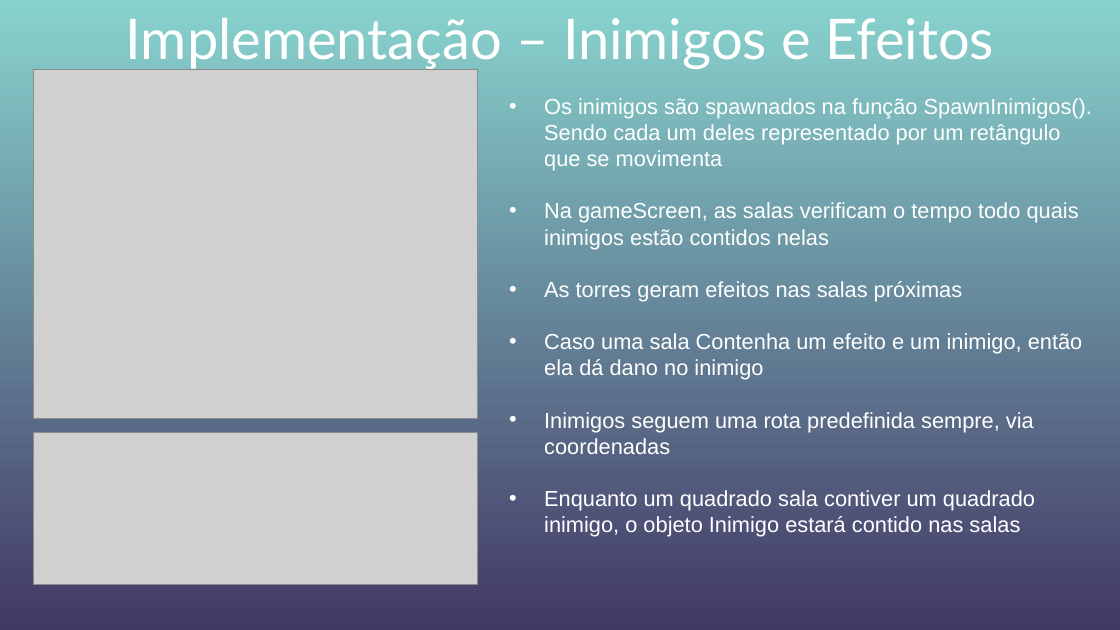
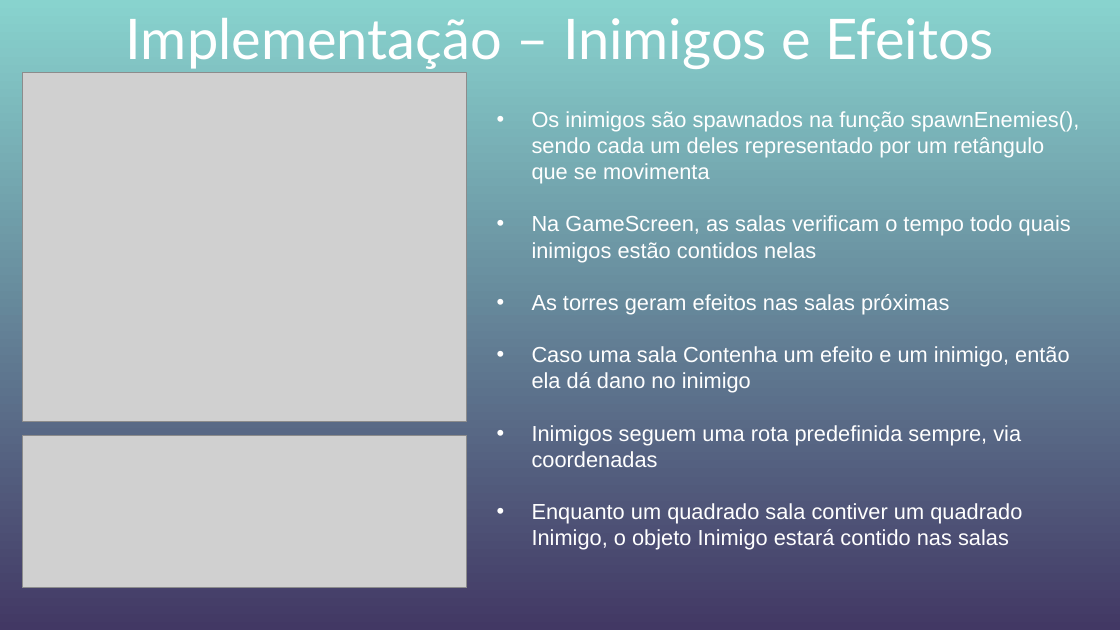
Before and after one commit to Grupo-Gustavo-Rodrigo-lab05/TrabPOO, a slide deck: slide 12 of assets/ApresentaçãoFinal.pptx (slide 11 before the commit). Drawn at 1120x630 pixels with LibreOffice and Linux fonts; fonts in the diff are those of the drawing; grey boxes stand for pictures; background and template pictures are left out. Boxes give left, top, right and bottom in pixels: in the first picture for what was removed or moved away, otherwise in the second. Text is boxed around its words. In the diff, an @@ line names an element or a change of style, - is before the commit and + after.

```diff
--- a/assets/ApresentaçãoFinal.pptx
+++ b/assets/ApresentaçãoFinal.pptx
@@ picture: place and size @@
-picture at (34,69,478,419)
+picture at (22,73,467,422)
@@ text "Os inimigos são spawnados na ...": place and size @@
-text "Os inimigos são spawnados na ..." at (544,98,1092,537)
+text "Os inimigos são spawnados na ..." at (532,111,1079,550)
@@ text at (532,111,1079,262): text changed @@
-• Os inimigos são spawnados na função SpawnInimigos(). Sendo cada um deles representado por um retângulo que se movimenta
-• Na gameScreen, as salas verificam o tempo todo quais inimigos estão contidos nelas
+• Os inimigos são spawnados na função spawnEnemies(), sendo cada um deles representado por um retângulo que se movimenta
+• Na GameScreen, as salas verificam o tempo todo quais inimigos estão contidos nelas
@@ picture: place and size @@
-picture at (34,432,478,585)
+picture at (22,436,467,588)
@@ text at (532,503,1022,550): text changed @@
-• Enquanto um quadrado sala contiver um quadrado inimigo, o objeto Inimigo estará contido nas salas
+• Enquanto um quadrado sala contiver um quadrado Inimigo, o objeto Inimigo estará contido nas salas
```
Also in this commit, not shown: 9 other slides changed, 1 slide added, 1 slide removed.
